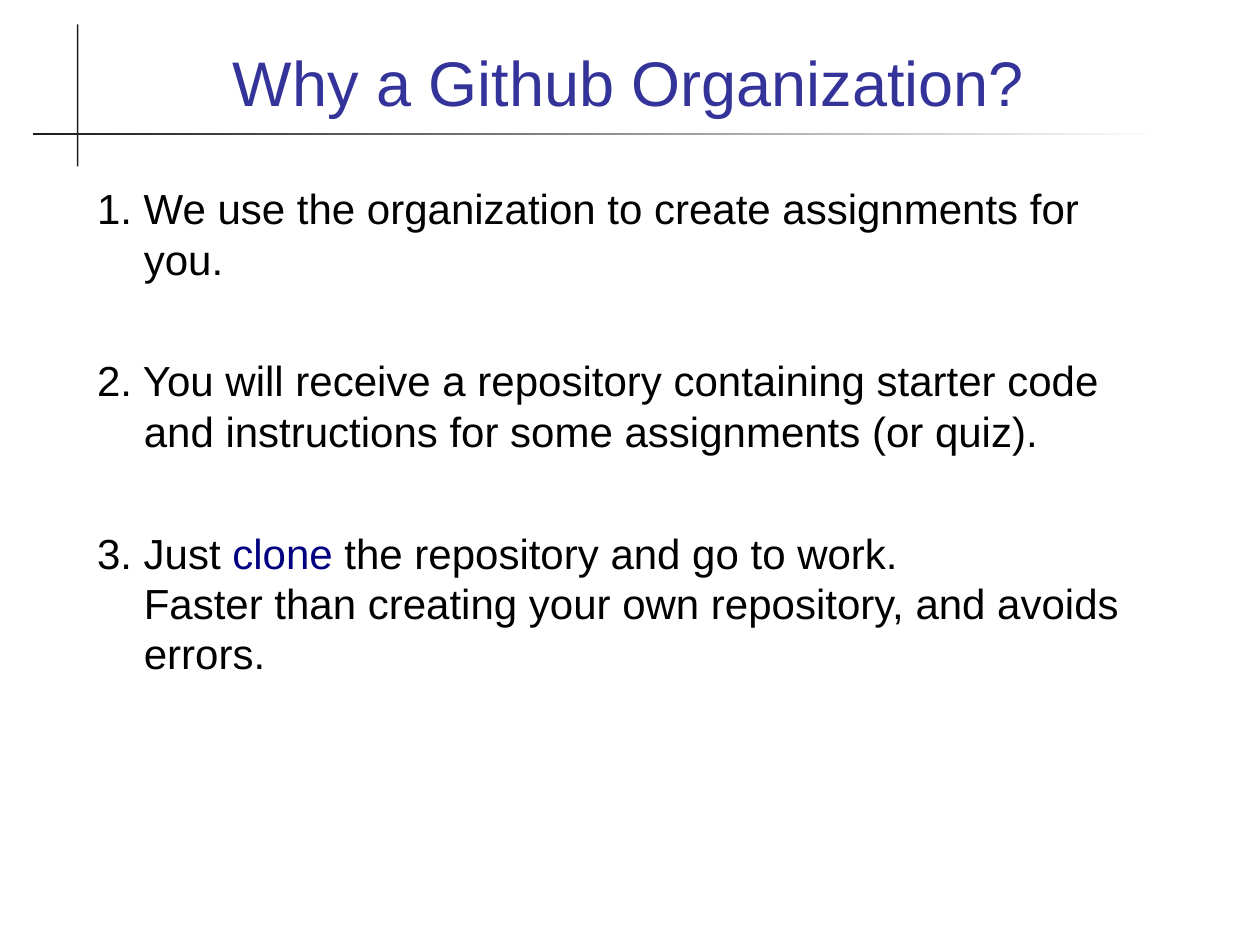
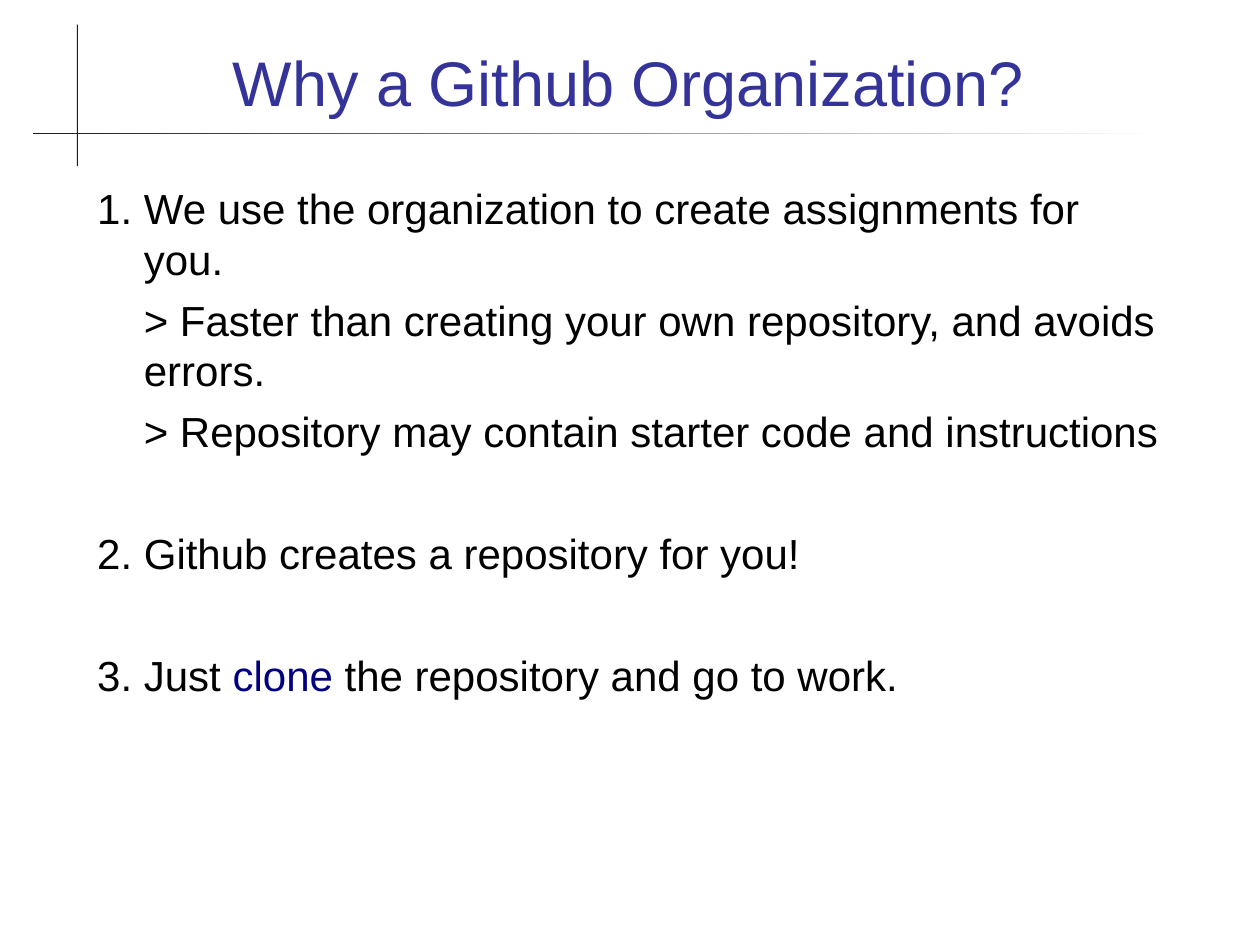
Before and after one commit to cpske/programming1, a slide deck: slide 6 of git/Github-Organization.ppt (slide 8 before the commit). Drawn at 1260x945 pixels with LibreOffice and Linux fonts; fonts in the diff are those of the drawing. Boxes give left, top, right and bottom in pixels: in the first picture for what was removed or moved away, otherwise in the second. Text is boxed around its words. In the diff, an @@ line names an element or a change of style, - is before the commit and + after.

```diff
--- a/git/Github-Organization.ppt
+++ b/git/Github-Organization.ppt
@@ text at box(97, 305, 1157, 699): text changed @@
-2. You will receive a repository containing starter code and instructions for some assignments (or quiz).
-3. Just clone the repository and go to work.
-Faster than creating your own repository, and avoids errors.
+> Faster than creating your own repository, and avoids errors.
+> Repository may contain starter code and instructions
+2. Github creates a repository for you!
+3. Just clone the repository and go to work.
```
Also in this commit, not shown: 5 other slides changed, 2 slides removed, 8 other files.
